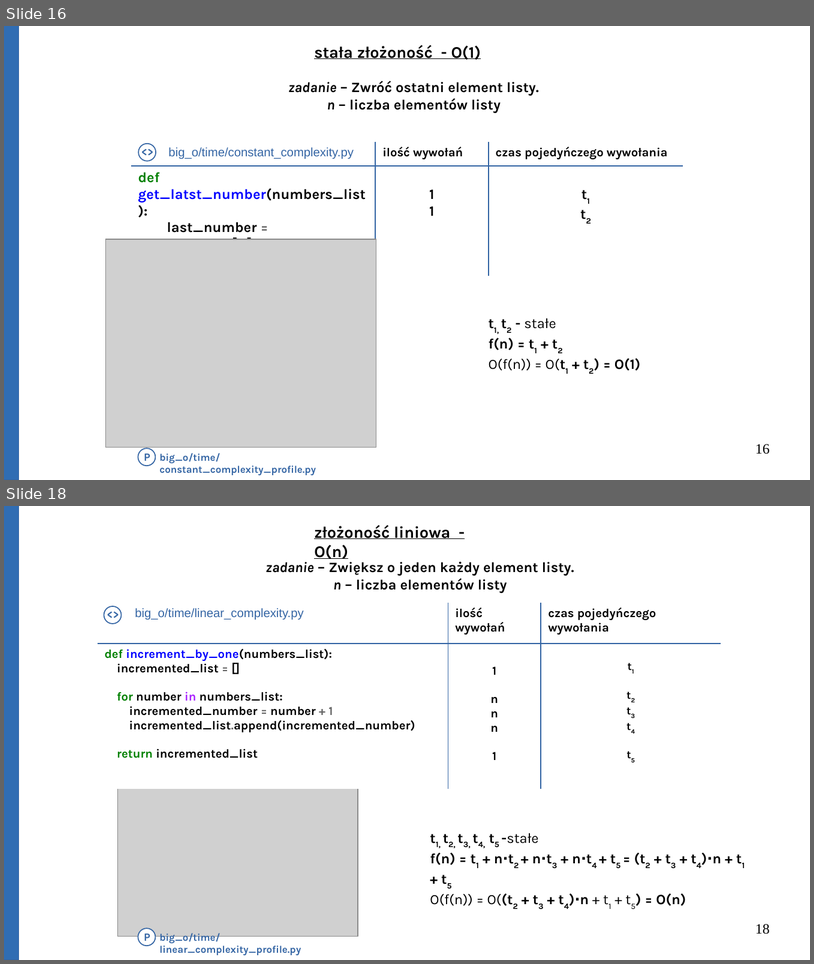
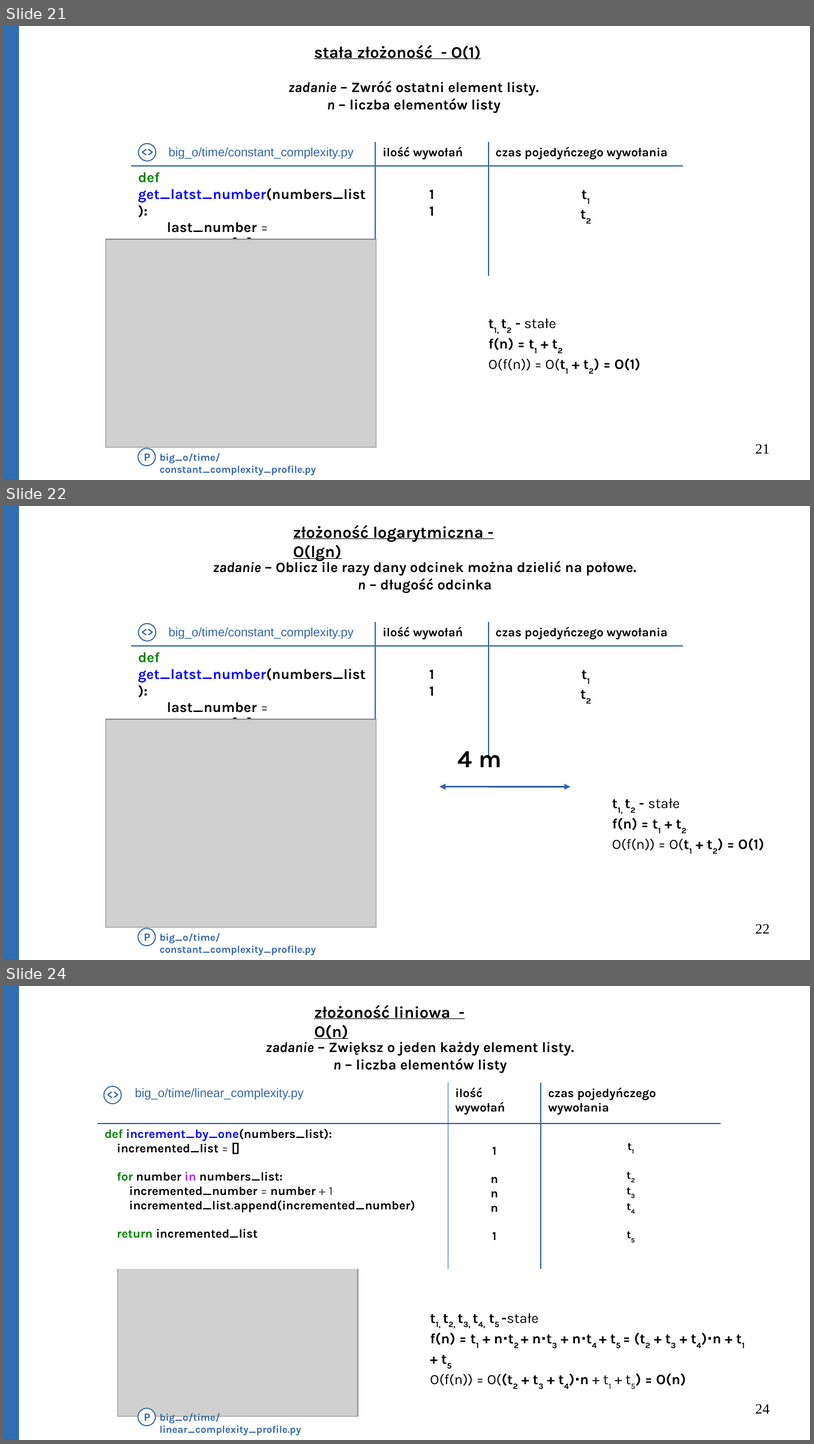
Before and after one commit to Michael-Wisniewski/algorithmic-workshop, a slide deck: gotowa.odp. Shown one above the other, each under a label of ours: slides 16 and 18 before the commit, slides 21, 22 and 24 after it; the slides between them are not shown. The pictures are 814x964 and 814x1444 pixels, drawn with LibreOffice and Linux fonts; fonts in the diff are those of the drawing; grey boxes stand for pictures. Boxes give left, top, right and bottom in pixels: in the first picture for what was removed or moved away, otherwise in the second. Text is boxed around its words. In the diff, an @@ line names an element or a change of style, - is before the commit and + after.

```diff
--- a/gotowa.odp
+++ b/gotowa.odp
@@ slide 22 added at bbox=[4, 506, 810, 960], background #FFFFFF @@
@@ rectangle added at bbox=[4, 506, 18, 960], fill #306DB3, outline #3465A4 0 pt @@
@@ text added at bbox=[293, 525, 484, 561], 16 pt, text #000000, bold, underline @@
+złożoność logarytmiczna - O(lgn)
@@ text added at bbox=[213, 559, 636, 593], 14 pt, text #000000, bold @@
+zadanie – Oblicz ile razy dany odcinek można dzielić na połowe.
+n – długość odcinka
@@ table added at bbox=[131, 622, 684, 722], 2 rows, 3 columns @@
+big_o/time/constant_complexity.py | ilość wywołań | czas pojedyńczego wywołania
+def get_latst_number(numbers_list): / last_number = numbers_list[-1] / return last_number | 1 / 1 | t1 / t2
@@ text added at bbox=[134, 621, 161, 643], 11 pt, text #3465A4, bold @@
+<>
@@ ellipse added at bbox=[138, 624, 156, 642], fill #FFFFFF, outline #3465A4 0.99 pt @@
@@ picture added at bbox=[106, 719, 377, 927] @@
@@ text added at bbox=[458, 745, 502, 767], 24 pt, text #000000, bold @@
+4 m
@@ double arrow added from (440, 786) to (571, 786), #3465A4 1.5 pt @@
@@ text added at bbox=[612, 798, 765, 850], 14 pt, text #000000, bold @@
+t1, t2 - stałe
+f(n) = t1 + t2
+O(f(n)) = O(t1 + t2) = O(1)
@@ ellipse added at bbox=[138, 928, 155, 946], fill #FFFFFF, outline #3465A4 0.99 pt @@
@@ text added at bbox=[144, 933, 150, 940], 11 pt, text #3465A4, bold @@
+P
@@ text added at bbox=[159, 933, 316, 955], 10 pt, text #3465A4, bold @@
+big_o/time/constant_complexity_profile.py
@@ page number added at bbox=[756, 924, 770, 933], 14 pt, text #000000 @@
+22
@@ what was slide 16 is now slide 21 @@
@@ page number at bbox=[756, 444, 770, 453]: text changed @@
-16
+21
@@ what was slide 18 is now slide 24 @@
@@ page number at bbox=[756, 1404, 770, 1413]: text changed @@
-18
+24
```
Also in this commit, not shown: 4 slides changed, 8 other slides added, 1 other file.
